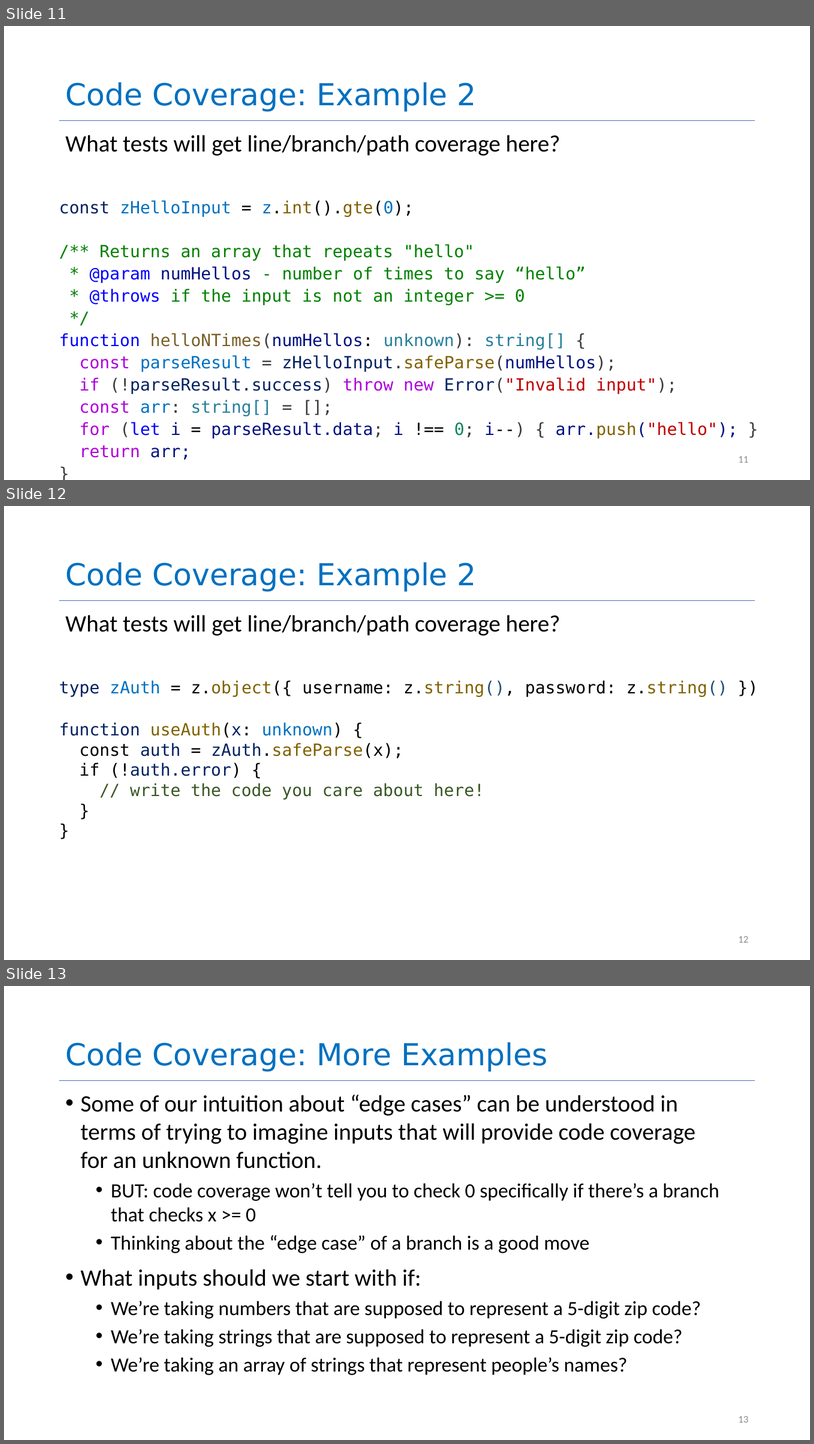
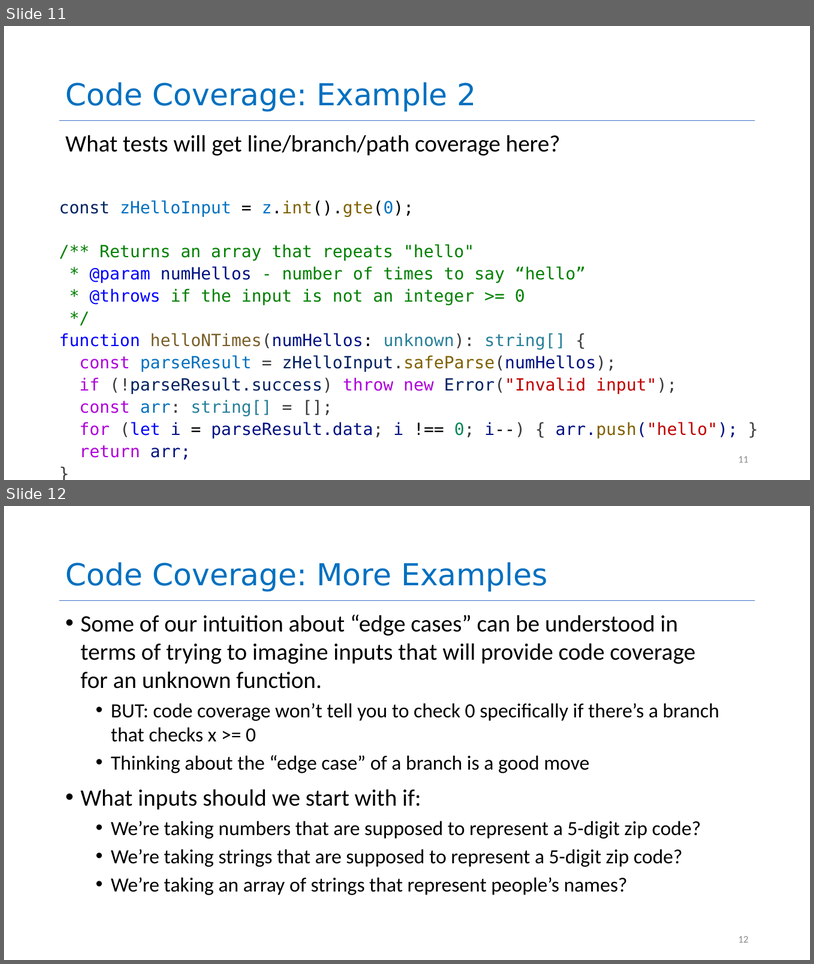
Before and after one commit to rimshaTest/CS4530-Spring-2026, a slide deck: Slides/Module 03.2 Code Coverage.pptx. Shown one above the other, each under a label of ours: slides 11, 12 and 13 before the commit, slides 11 and 12 after it. The pictures are 814x1444 and 814x964 pixels, drawn with LibreOffice and Linux fonts; fonts in the diff are those of the drawing. Boxes give left, top, right and bottom in pixels: in the first picture for what was removed or moved away, otherwise in the second. Text is boxed around its words. In the diff, an @@ line names an element or a change of style, - is before the commit and + after.

```diff
--- a/Slides/Module 03.2 Code Coverage.pptx
+++ b/Slides/Module 03.2 Code Coverage.pptx
@@ slide 12 removed at <box>4,506,810,960</box>, background #FFFFFF; not listed: 1 template element that a slide beside it also shows @@
@@ title removed at <box>65,562,477,592</box> @@
-Code Coverage: Example 2
@@ text removed at <box>65,615,561,636</box> @@
-What tests will get line/branch/path coverage here?
@@ text removed at <box>59,680,728,799</box> @@
-type zAuth = z.object({ username: z.string(), password: z.string() })
-function useAuth(x: unknown) {
-const auth = zAuth.safeParse(x);
-if (!auth.error) {
-// write the code you care about here!
-}
-}
@@ page number removed at <box>738,936,749,942</box> @@
-12
@@ what was slide 13 is now slide 12 @@
@@ page number at <box>738,936,749,942</box>: text changed @@
-13
+12
```
Also in this commit, not shown: 3 slides changed, 1 other file.
